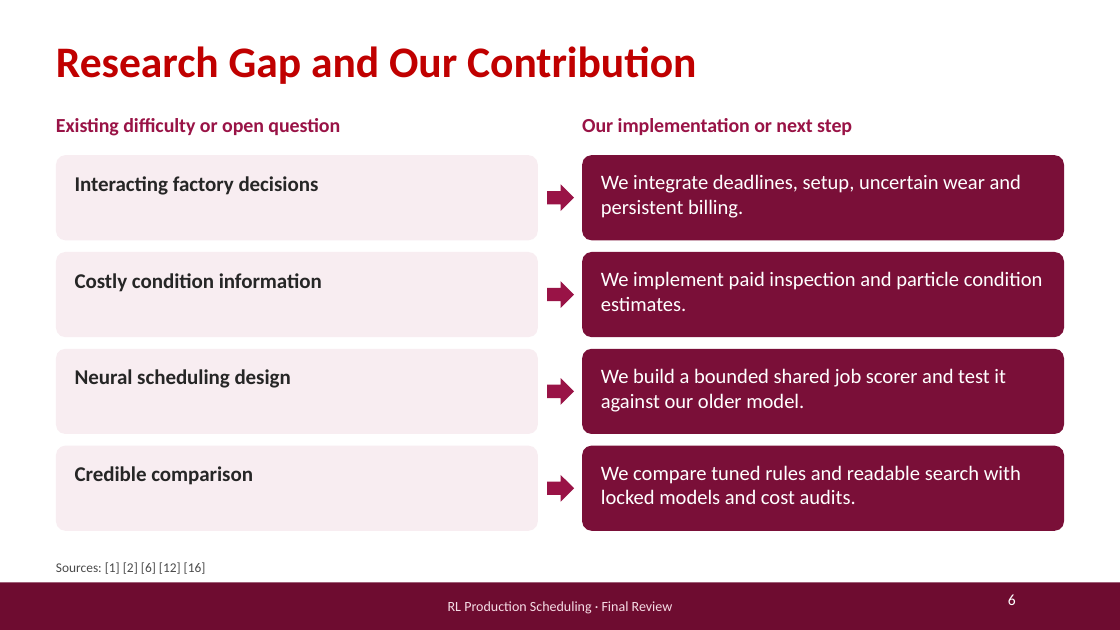
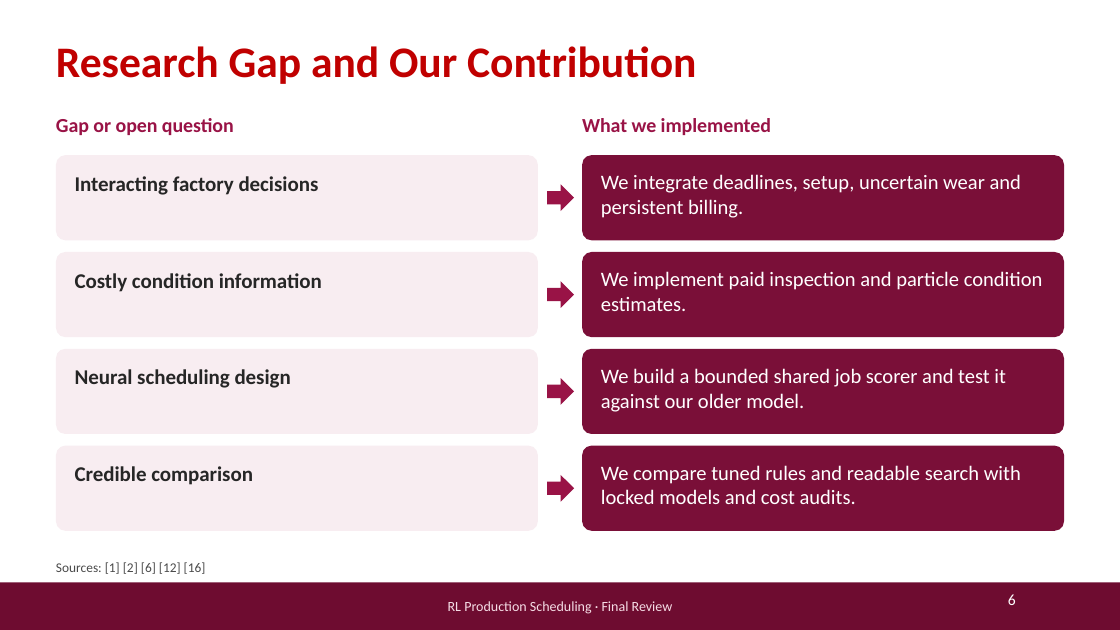
Before and after one commit to abhimanyutk7/rl-production-scheduling, a slide deck: slide 6 of outputs/term_submission/RL_Production_Scheduling_Final_Review.pptx. Drawn at 1120x630 pixels with LibreOffice and Linux fonts; fonts in the diff are those of the drawing; background and template pictures are left out. Boxes give left, top, right and bottom in pixels: in the first picture for what was removed or moved away, otherwise in the second. Text is boxed around its words. In the diff, an @@ line names an element or a change of style, - is before the commit and + after.

```diff
--- a/outputs/term_submission/RL_Production_Scheduling_Final_Review.pptx
+++ b/outputs/term_submission/RL_Production_Scheduling_Final_Review.pptx
@@ text at bbox=[56, 118, 234, 135]: text changed @@
-Existing difficulty or open question
+Gap or open question
@@ text at bbox=[582, 118, 771, 135]: text changed @@
-Our implementation or next step
+What we implemented
```
Also in this commit, not shown: 6 other slides changed, 10 other files.
